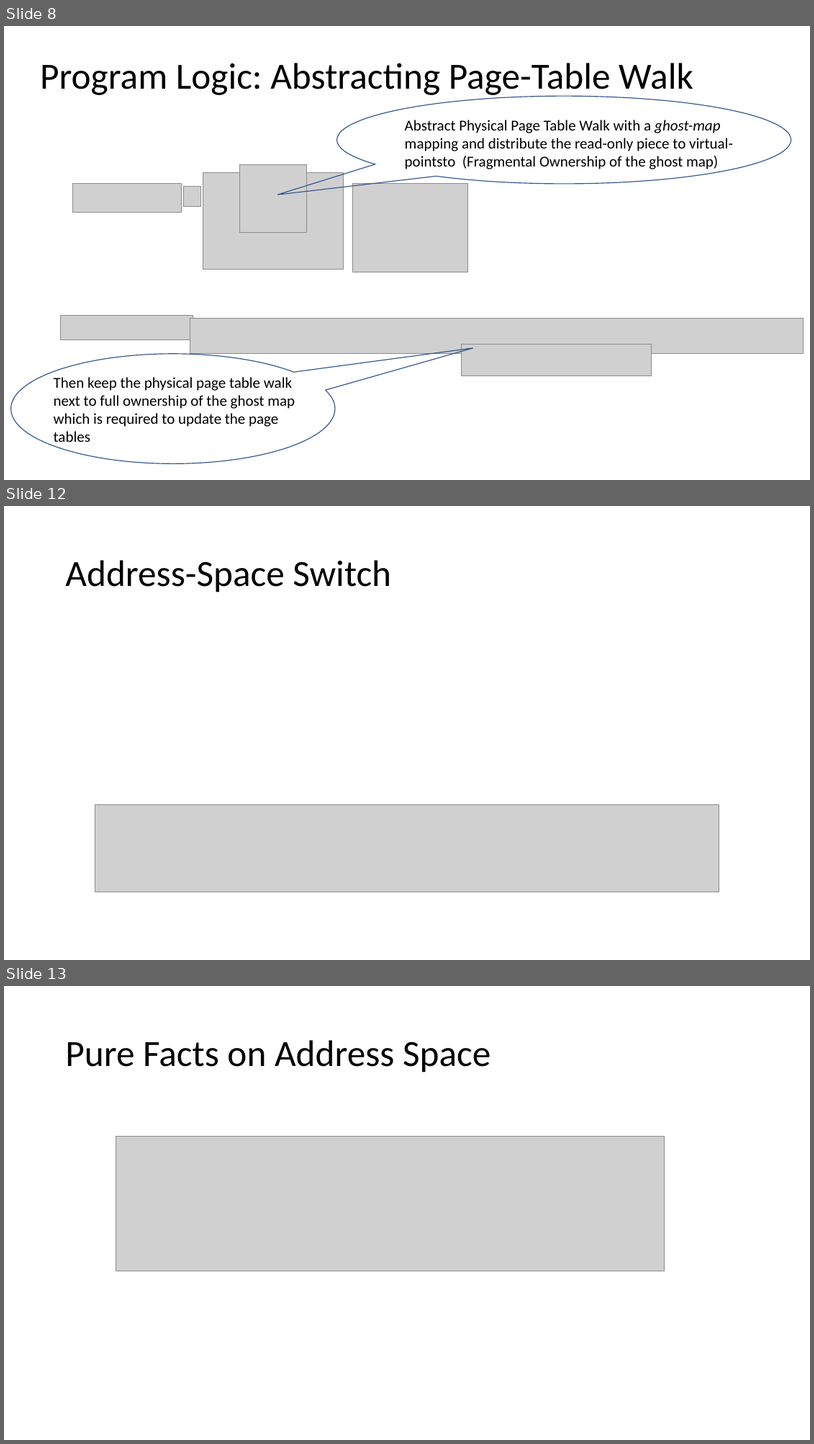
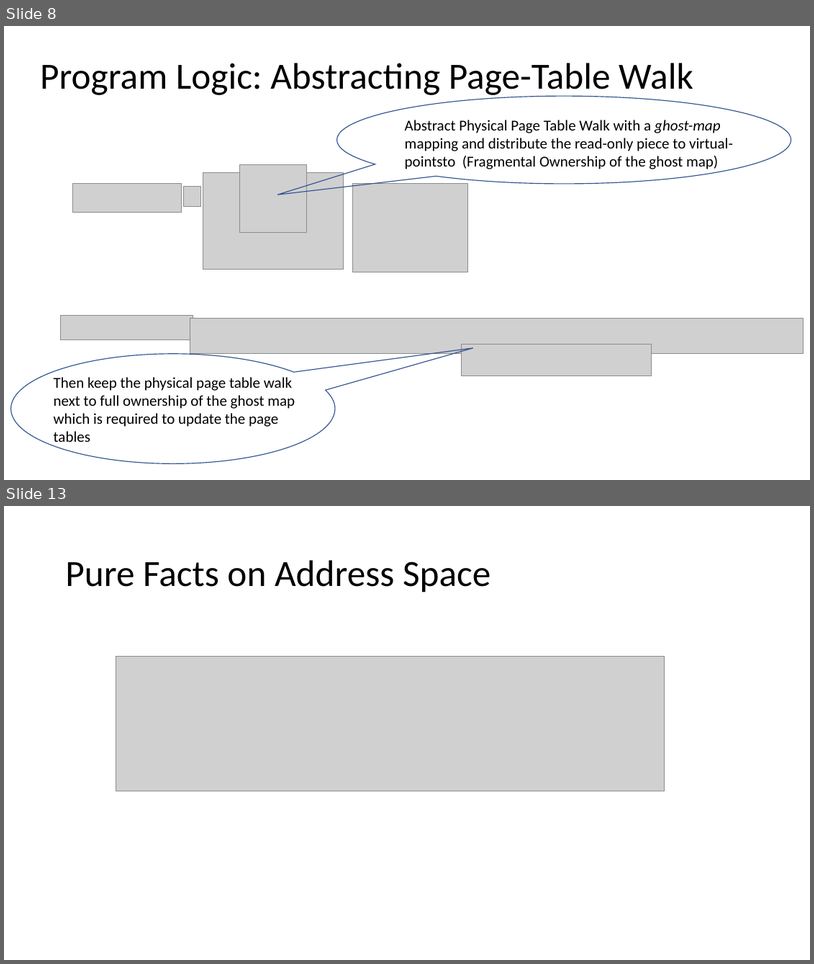
Before and after one commit to Contingent-Systems/vkern_paper, a slide deck: loca_virt_draft.pptx. Shown one above the other, each under a label of ours: slides 8, 12 and 13 before the commit, slides 8 and 13 after it; the slides between them are not shown. The pictures are 814x1444 and 814x964 pixels, drawn with LibreOffice and Linux fonts; fonts in the diff are those of the drawing; grey boxes stand for pictures. Boxes give left, top, right and bottom in pixels: in the first picture for what was removed or moved away, otherwise in the second. Text is boxed around its words. In the diff, an @@ line names an element or a change of style, - is before the commit and + after.

```diff
--- a/loca_virt_draft.pptx
+++ b/loca_virt_draft.pptx
@@ slide 12 removed at (4,506,810,960), background #FFFFFF @@
@@ title removed at (65,560,391,592) @@
-Address-Space Switch
@@ picture removed at (95,804,720,892) @@
```
Also in this commit, not shown: 3 slides changed, 1 slide added, 2 other slides removed.
